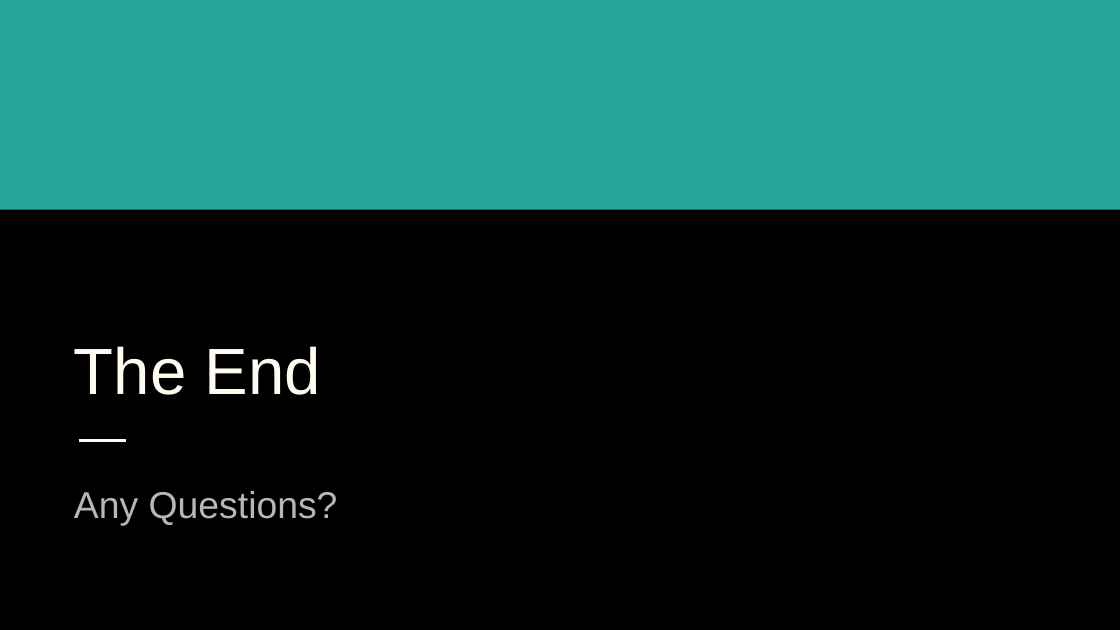
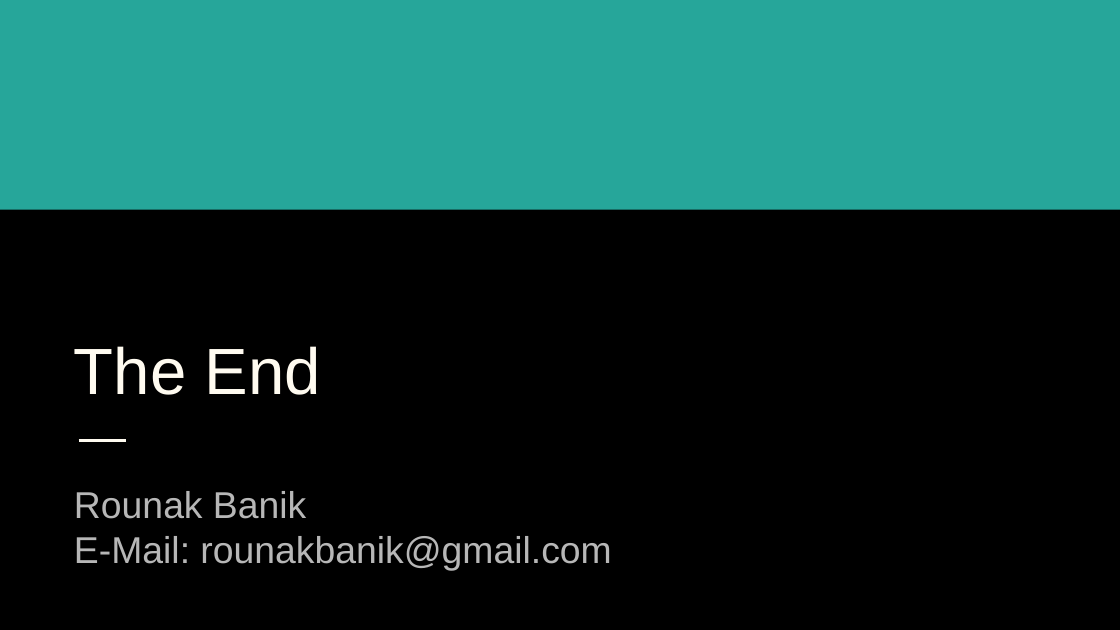
Before and after one commit to rounakbanik/inferential_stats_pycon, a slide deck: slide 21 of Inferential Statistics.pptx (slide 20 before the commit). Drawn at 1120x630 pixels with LibreOffice and Linux fonts; fonts in the diff are those of the drawing. Boxes give left, top, right and bottom in pixels: in the first picture for what was removed or moved away, otherwise in the second. Text is boxed around its words. In the diff, an @@ line names an element or a change of style, - is before the commit and + after.

```diff
--- a/Inferential Statistics.pptx
+++ b/Inferential Statistics.pptx
@@ subtitle at (74, 491, 611, 571): text changed @@
-Any Questions?
+Rounak Banik
+E-Mail: rounakbanik@gmail.com
```
Also in this commit, not shown: 3 slides added, 2 slides removed.
